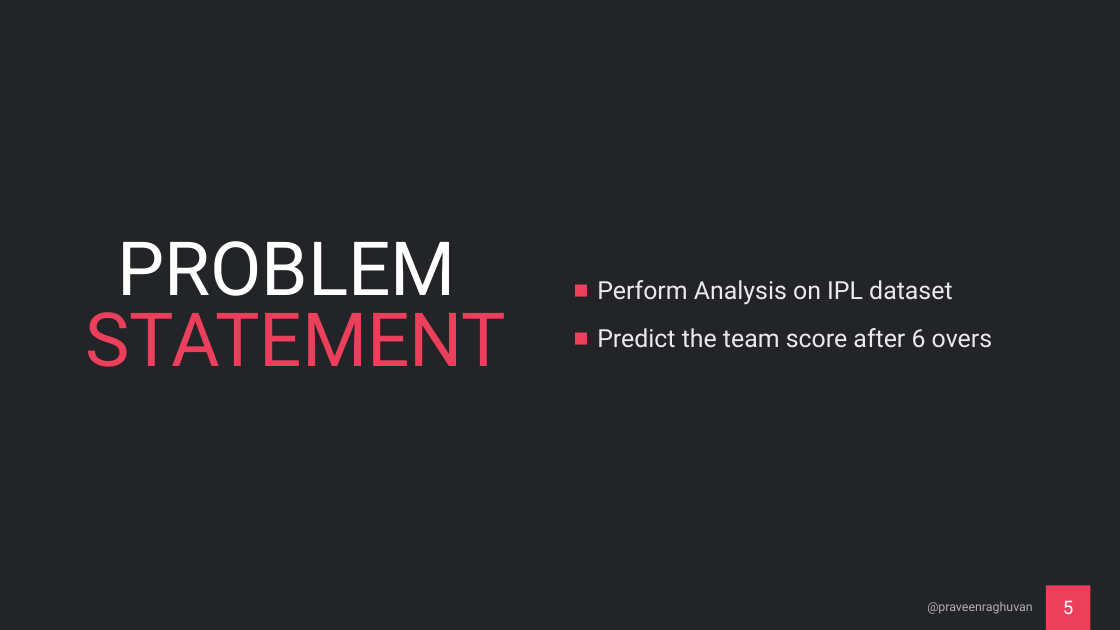
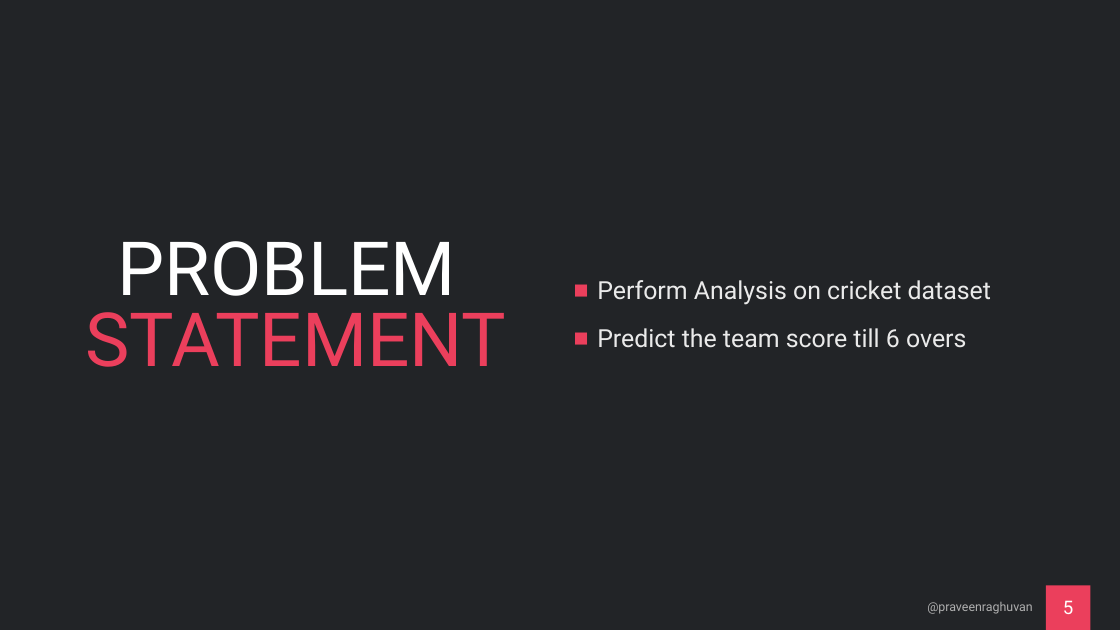
Before and after one commit to praveenraghuvanshi/tech-sessions, a slide deck: slide 5 of 16062021-Global-AI-Community-2021/cricket-analytics.pptx. Drawn at 1120x630 pixels with LibreOffice and Linux fonts; fonts in the diff are those of the drawing. Boxes give left, top, right and bottom in pixels: in the first picture for what was removed or moved away, otherwise in the second. Text is boxed around its words. In the diff, an @@ line names an element or a change of style, - is before the commit and + after.

```diff
--- a/16062021-Global-AI-Community-2021/cricket-analytics.pptx
+++ b/16062021-Global-AI-Community-2021/cricket-analytics.pptx
@@ text at [597, 280, 991, 348]: text changed @@
-■ Perform Analysis on IPL dataset
-■ Predict the team score after 6 overs
+■ Perform Analysis on cricket dataset
+■ Predict the team score till 6 overs
```
Also in this commit, not shown: 6 other slides changed, 2 slides added, 14 other files.
